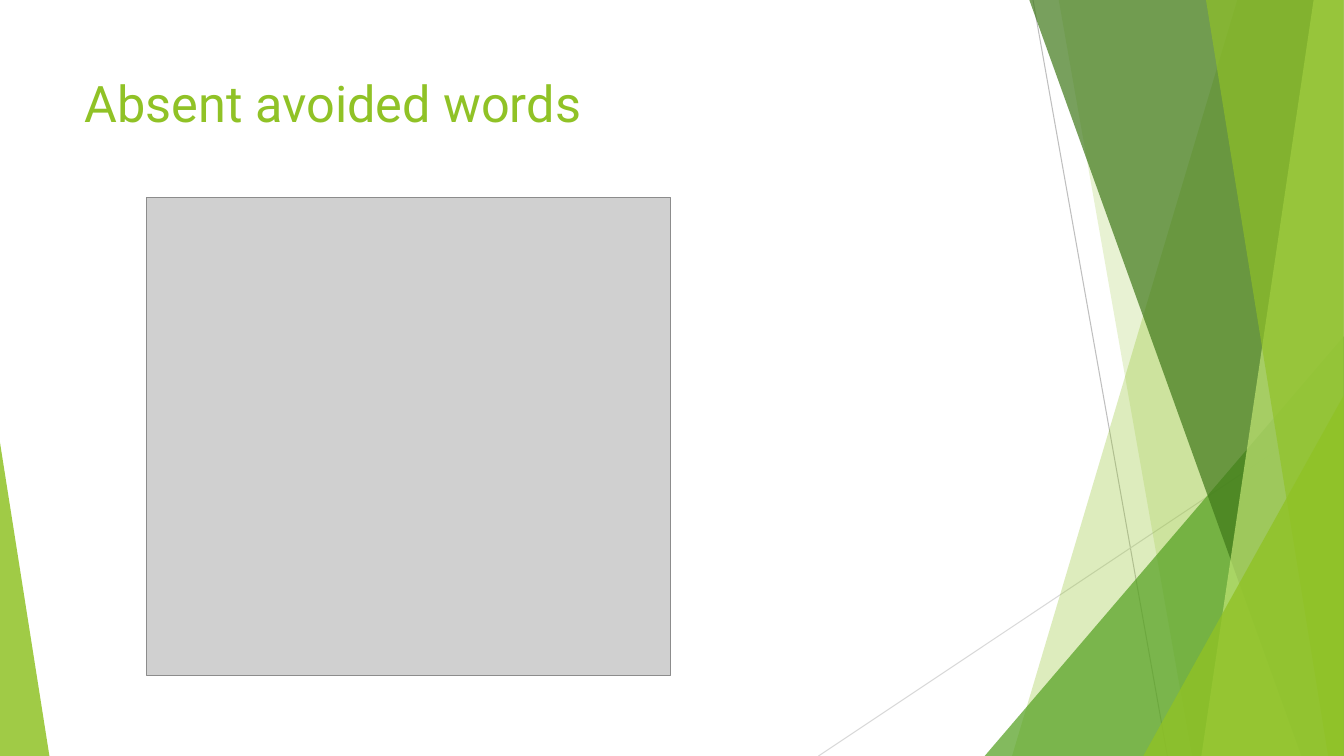
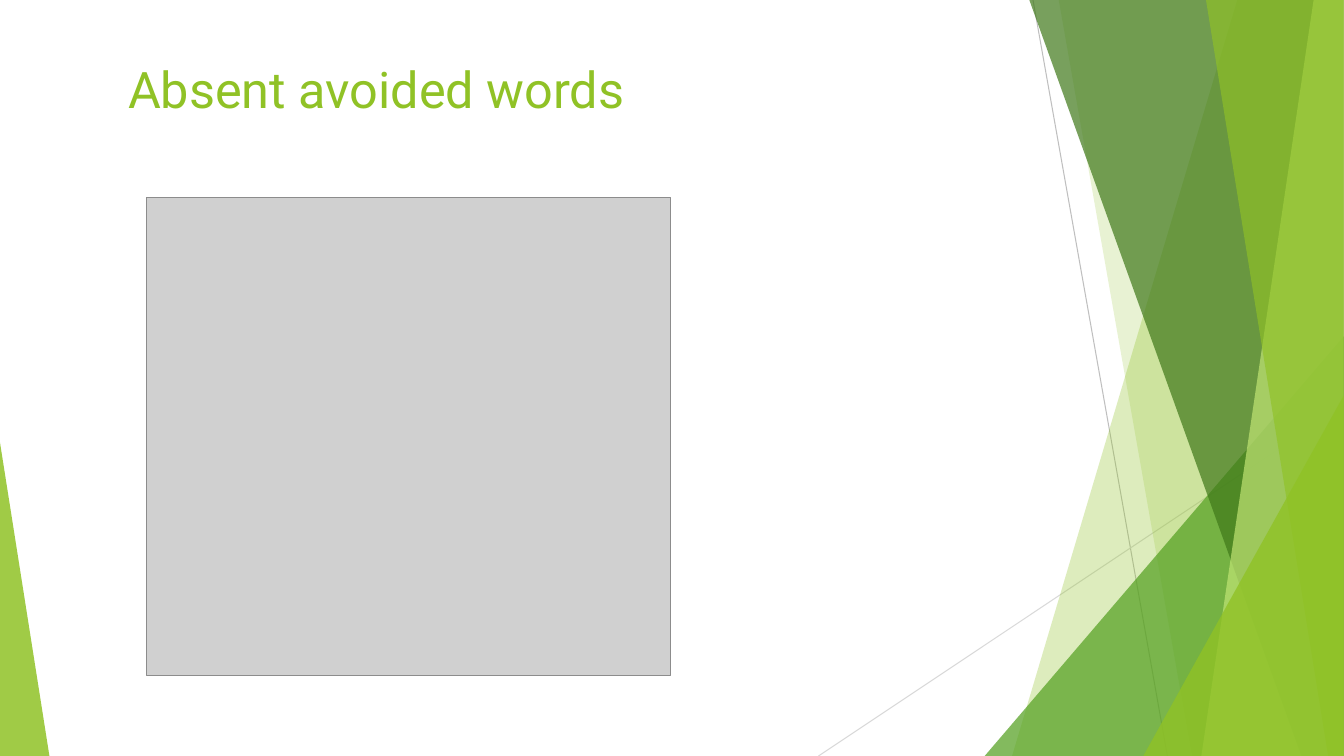
Before and after one commit to ciortanmadalina/BioinfoSem2, a slide deck: slide 8 of algo/Optimal computation of avoided words.pptx. Drawn at 1344x756 pixels with LibreOffice and Linux fonts; fonts in the diff are those of the drawing; grey boxes stand for pictures. Boxes give left, top, right and bottom in pixels: in the first picture for what was removed or moved away, otherwise in the second. Text is boxed around its words. In the diff, an @@ line names an element or a change of style, - is before the commit and + after.

```diff
--- a/algo/Optimal computation of avoided words.pptx
+++ b/algo/Optimal computation of avoided words.pptx
@@ title "Absent avoided words": place and size @@
-title "Absent avoided words" at [85, 84, 581, 123]
+title "Absent avoided words" at [128, 70, 625, 109]
```
Also in this commit, not shown: 8 other slides changed, 2 slides added, 2 slides removed.
